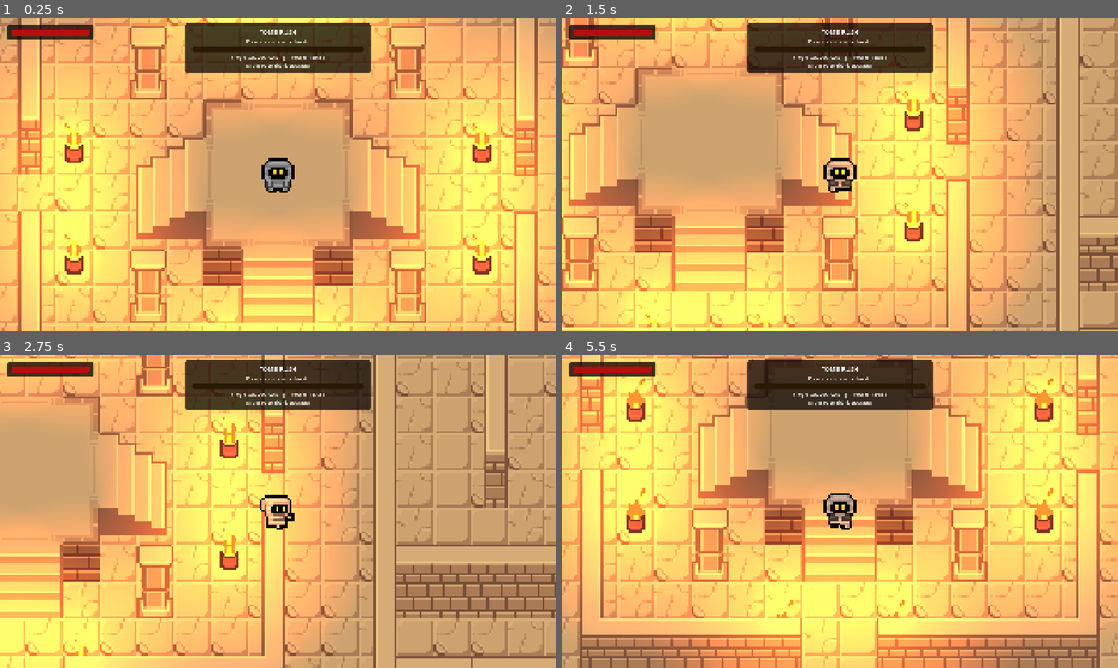
Above: before the commit, frames 1-4 (two rows, left to right).
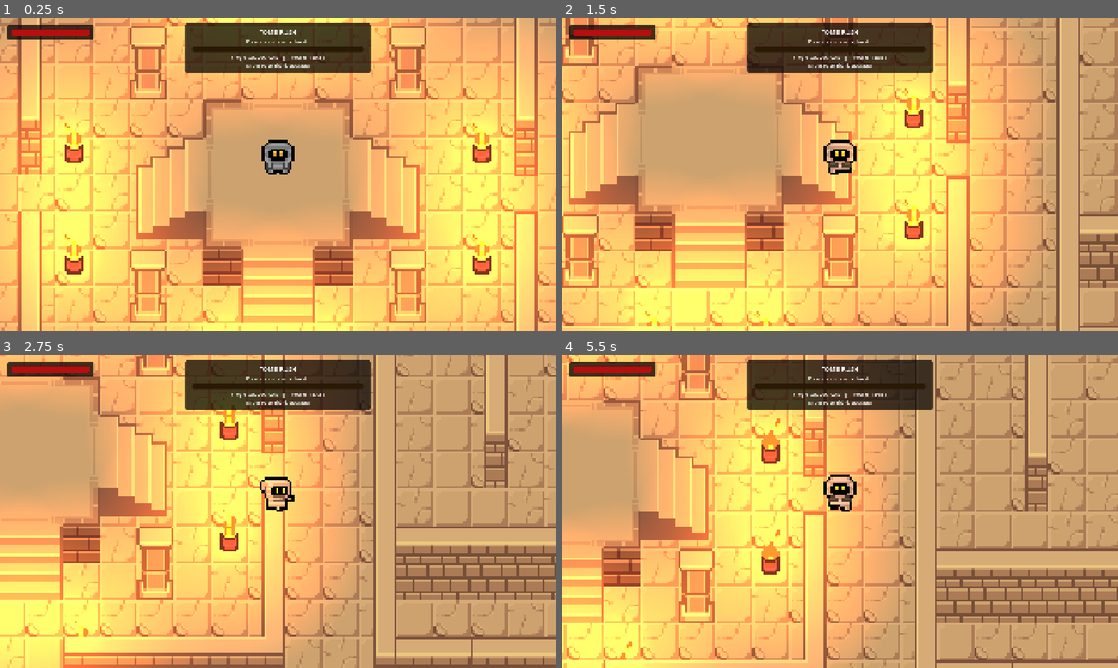
Above: after the commit, the same moments.

Repository: felipecasali1/tomb-rush
Game: Godot game, scene res://scenes/mapa.tscn
Two runs of this game, one before a commit and one after it. Both use one fixed random seed, a clock stepped at 60 frames per second and the inputs below.
Inputs:
- Up to frame 1 (0.25 s): no input
- Up to frame 2 (1.5 s): tap Enter (ui_accept) at 0.5, 0.77 s; hold D 0.53-1.28 s; hold S from 1.28 s (still down)
- Up to frame 3 (2.75 s): tap Enter (ui_accept) at 1.52 s; release S at 2.03 s; hold D from 2.03 s (still down)
- Up to frame 4 (5.5 s): release D at 2.78 s; hold W 2.78-3.53 s; tap Enter (ui_accept) at 3.02, 3.77, 4.52 s; hold A 3.53-5.03 s; hold S from 5.03 s (still down)

The runs differ from the first frame. In frame 1, 0.8% of the frame differs, in the area x 47-53%, y 38-56%; in frame 2, 16%; in frame 3, 32%; in frame 4, 82%, in the area x 0-100%, y 0-100%.

Commit message:
fix: corrigindo altura dos sprites para o Y-sorting

Diff:
--- a/entities/GiantScarab.tscn
+++ b/entities/GiantScarab.tscn
@@ -54,7 +54,7 @@
 damage = 16
 
 [node name="AnimatedSprite2D" type="AnimatedSprite2D" parent="." unique_id=1796007012]
-position = Vector2(0, -2.9629629)
+position = Vector2(0, -8.148148)
 sprite_frames = SubResource("SpriteFrames_ikrs5")
 animation = &"walking"
 autoplay = "walking"
@@ -62,5 +62,6 @@
 frame_progress = 0.012015257
 
 [node name="CollisionShape2D" type="CollisionShape2D" parent="." unique_id=1801215991]
+position = Vector2(0, -5.185185)
 rotation = -1.5707964
 shape = SubResource("CapsuleShape2D_ikrs5")
--- a/entities/player.tscn
+++ b/entities/player.tscn
@@ -195,7 +195,7 @@
 }]
 
 [sub_resource type="CapsuleShape2D" id="CapsuleShape2D_6nm46"]
-radius = 4.0
+radius = 6.0
 height = 12.0
 
 [node name="Player" type="CharacterBody2D" unique_id=2129055633]
@@ -204,13 +204,14 @@
 script = ExtResource("1_b0kkn")
 
 [node name="AnimatedSprite2D" type="AnimatedSprite2D" parent="." unique_id=233753887]
+position = Vector2(0, -8)
 sprite_frames = SubResource("SpriteFrames_ve0sw")
 animation = &"idle"
 autoplay = "idle"
 
 [node name="CollisionShape2D" type="CollisionShape2D" parent="." unique_id=871406386]
-position = Vector2(0, 4)
-rotation = -1.5707964
+position = Vector2(0, -6)
+rotation = -3.1415927
 shape = SubResource("CapsuleShape2D_6nm46")
 
 [node name="Camera2D" type="Camera2D" parent="." unique_id=292637242]
--- a/entities/scarab.tscn
+++ b/entities/scarab.tscn
@@ -40,7 +40,7 @@
 }]
 
 [sub_resource type="CapsuleShape2D" id="CapsuleShape2D_ext7o"]
-radius = 4.0
+radius = 3.0
 height = 12.0
 
 [node name="Scarab" type="CharacterBody2D" unique_id=1281224450]
@@ -49,12 +49,13 @@
 script = ExtResource("1_scarab")
 
 [node name="AnimatedSprite2D" type="AnimatedSprite2D" parent="." unique_id=1485128316]
-position = Vector2(0, -3)
+position = Vector2(0, -6.5)
 scale = Vector2(0.8, 0.8)
 sprite_frames = SubResource("SpriteFrames_scarab")
 animation = &"walking"
 autoplay = "walking"
 
 [node name="CollisionShape2D" type="CollisionShape2D" parent="." unique_id=1607463932]
+position = Vector2(0, -3)
 rotation = -1.5707964
 shape = SubResource("CapsuleShape2D_ext7o")
